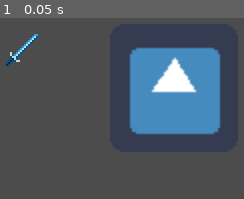
Above: before the commit, frame 1.
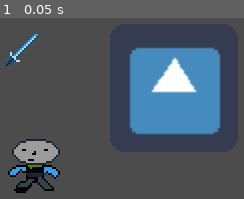
Above: after the commit, the same moment.

Repository: memebois/Budget-videogame
Game: Godot game, scene res://World.tscn
The game is run twice, just before and just after one commit, with the same random seed, the same clock (stepped at 60 frames per second) and the same inputs. The engine's default icon, where the game draws it, is replaced by a stand-in: a white triangle on a blue panel in a dark square.
Inputs:
- Up to frame 1 (0.05 s): no input

The runs differ from the first frame. In frame 1, 4.2% of the frame differs, in the area x 3-25%, y 66-97%.

Commit message:
Closed Godot
Saved after closing

Diff:
--- a/Budget Videogame/World.tscn
+++ b/Budget Videogame/World.tscn
@@ -1,7 +1,8 @@
-[gd_scene load_steps=3 format=2]
+[gd_scene load_steps=4 format=2]
 
 [ext_resource path="res://world/sword.png" type="Texture" id=1]
 [ext_resource path="res://icon.png" type="Texture" id=2]
+[ext_resource path="res://Player/player.png" type="Texture" id=3]
 
 [node name="World" type="Node2D"]
 
@@ -12,3 +13,12 @@
 [node name="icon" type="Sprite" parent="."]
 position = Vector2( 107, 51 )
 texture = ExtResource( 2 )
+
+[node name="Player" type="KinematicBody2D" parent="."]
+position = Vector2( 38.0066, 88.7101 )
+__meta__ = {
+"_edit_group_": true
+}
+
+[node name="Sprite" type="Sprite" parent="Player"]
+texture = ExtResource( 3 )
